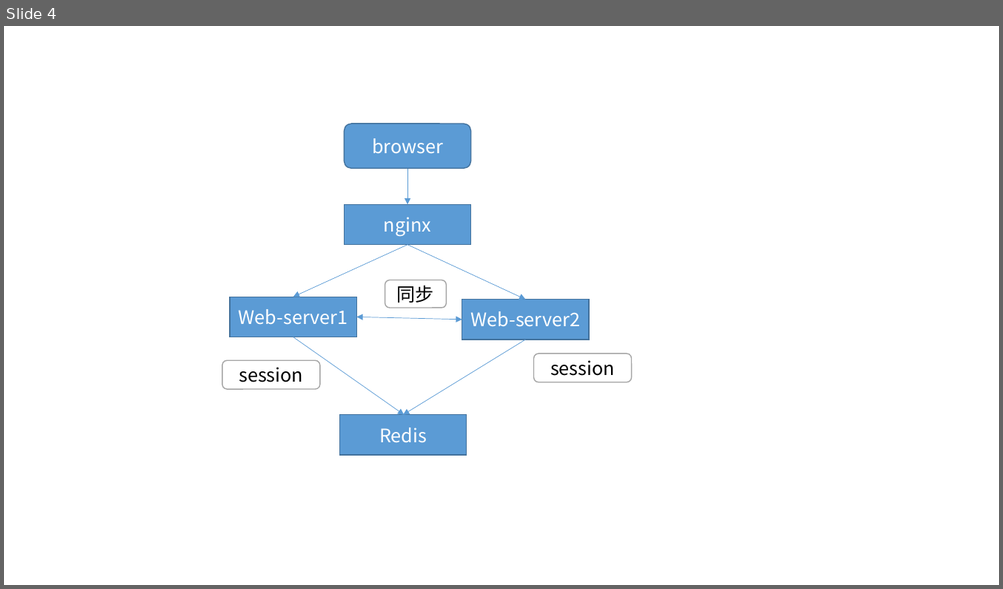
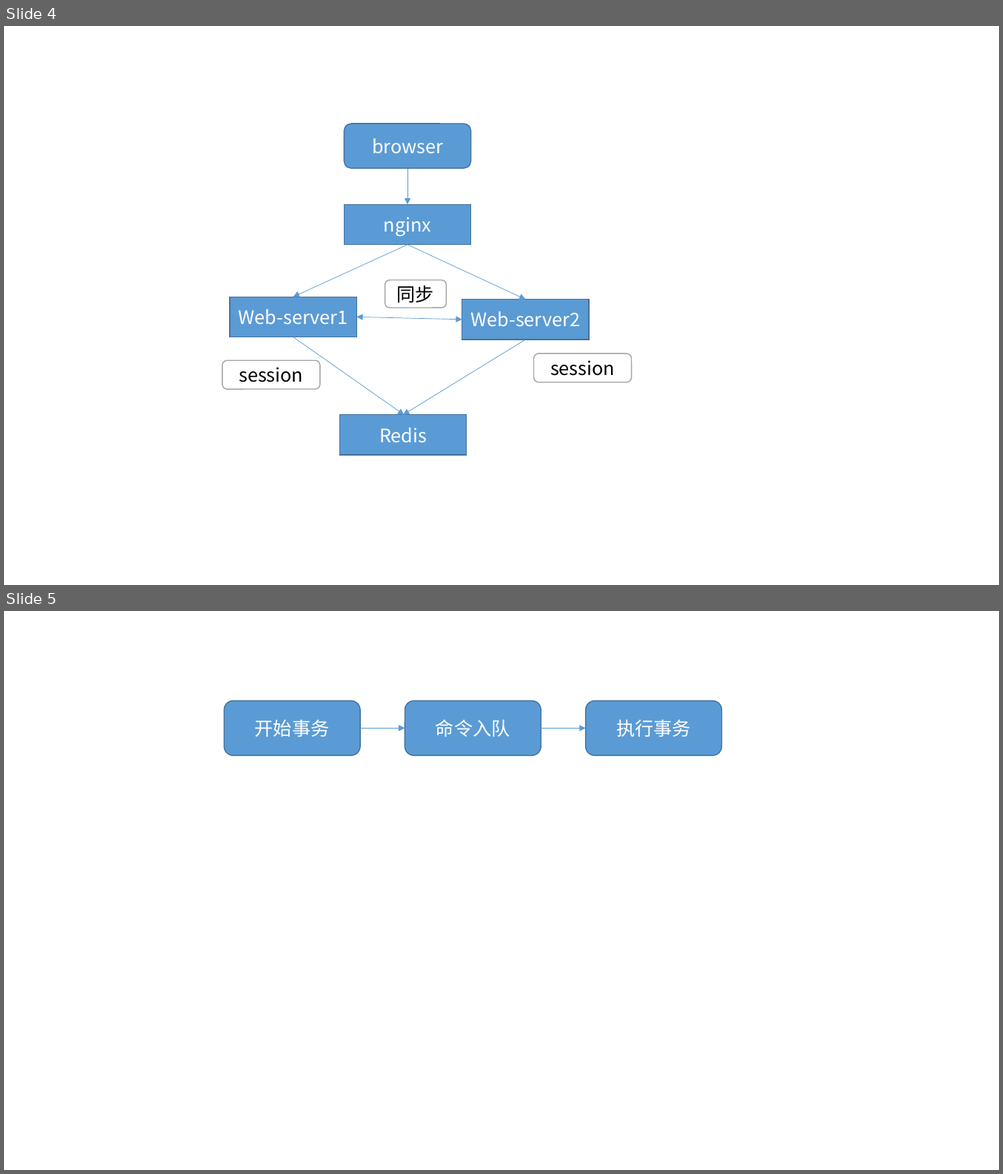
Before and after one commit to cxinping/Redis, a slide deck: Tools/redis架构图.pptx. Shown one above the other, each under a label of ours: slide 4 before the commit, slides 4 and 5 after it. The pictures are 1003x589 and 1003x1174 pixels, drawn with LibreOffice and Linux fonts; fonts in the diff are those of the drawing. Boxes give left, top, right and bottom in pixels: in the first picture for what was removed or moved away, otherwise in the second. Text is boxed around its words. In the diff, an @@ line names an element or a change of style, - is before the commit and + after.

```diff
--- a/Tools/redis架构图.pptx
+++ b/Tools/redis架构图.pptx
@@ slide 5 added at (4,611,999,1170), background #FFFFFF @@
@@ rounded rectangle added at (224,701,360,755), fill #5B9BD5, outline #43739E 1 pt, 18 pt, text #FFFFFF @@
+开始事务
@@ rounded rectangle added at (404,701,540,755), fill #5B9BD5, outline #43739E 1 pt, 18 pt, text #FFFFFF @@
+命令入队
@@ rounded rectangle added at (585,701,721,755), fill #5B9BD5, outline #43739E 1 pt, 18 pt, text #FFFFFF @@
+执行事务
@@ arrow added from (360, 728) to (404, 728), #5B9BD5 0.5 pt @@
@@ arrow added from (541, 728) to (585, 728), #5B9BD5 0.5 pt @@
```
